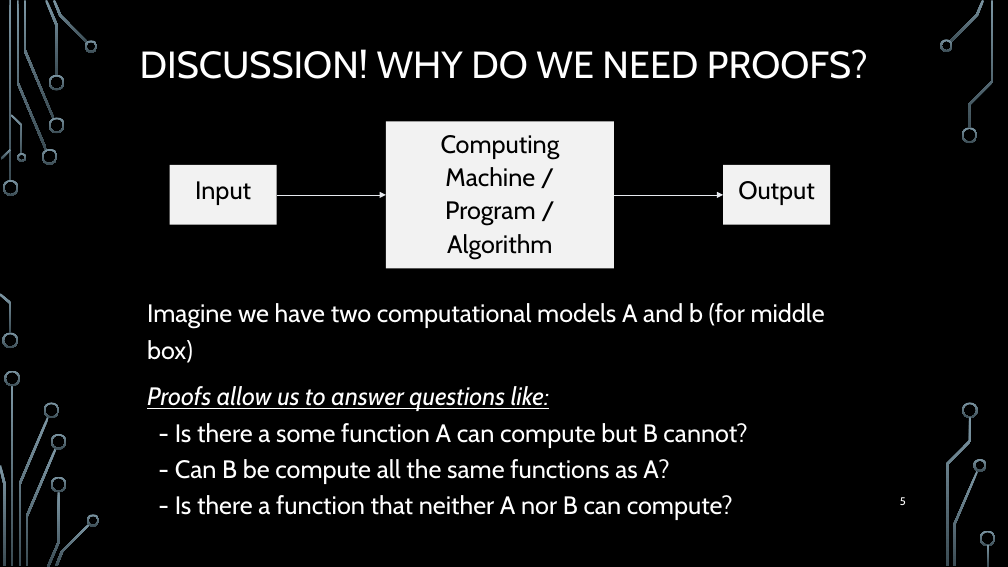
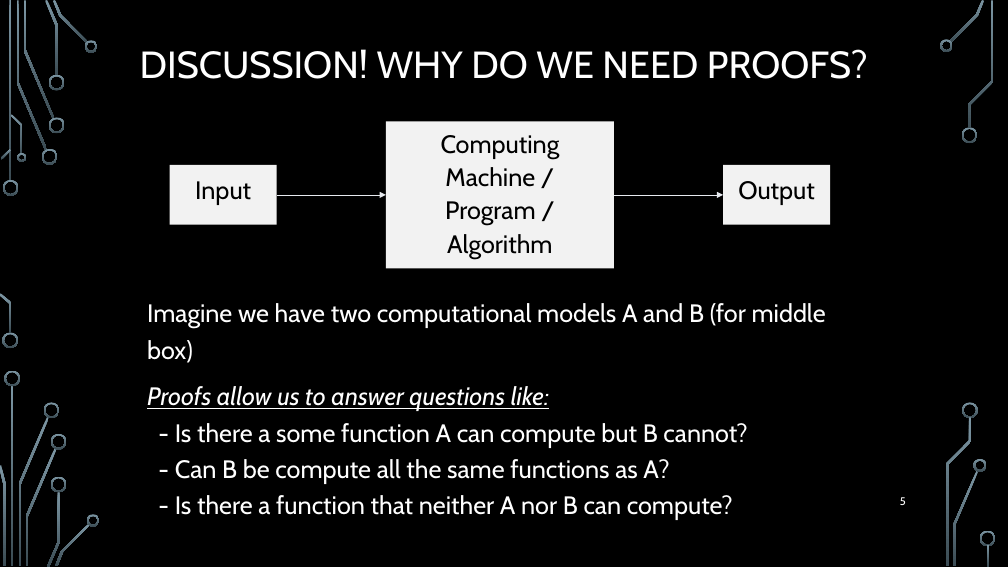
Before and after one commit to markfloryan/dmt2, a slide deck: slide 5 of slides/01-ReviewOfProofs.pptx. Drawn at 1008x567 pixels with LibreOffice and Linux fonts; fonts in the diff are those of the drawing; background and template pictures are left out. Boxes give left, top, right and bottom in pixels: in the first picture for what was removed or moved away, otherwise in the second. Text is boxed around its words. In the diff, an @@ line names an element or a change of style, - is before the commit and + after.

Commit message:
slide updates for proofs

```diff
--- a/slides/01-ReviewOfProofs.pptx
+++ b/slides/01-ReviewOfProofs.pptx
@@ text at bbox=[147, 303, 826, 363]: text changed @@
-Imagine we have two computational models A and b (for middle box)
+Imagine we have two computational models A and B (for middle box)
```
Also in this commit, not shown: 1 other slide changed, 7 slides added.
